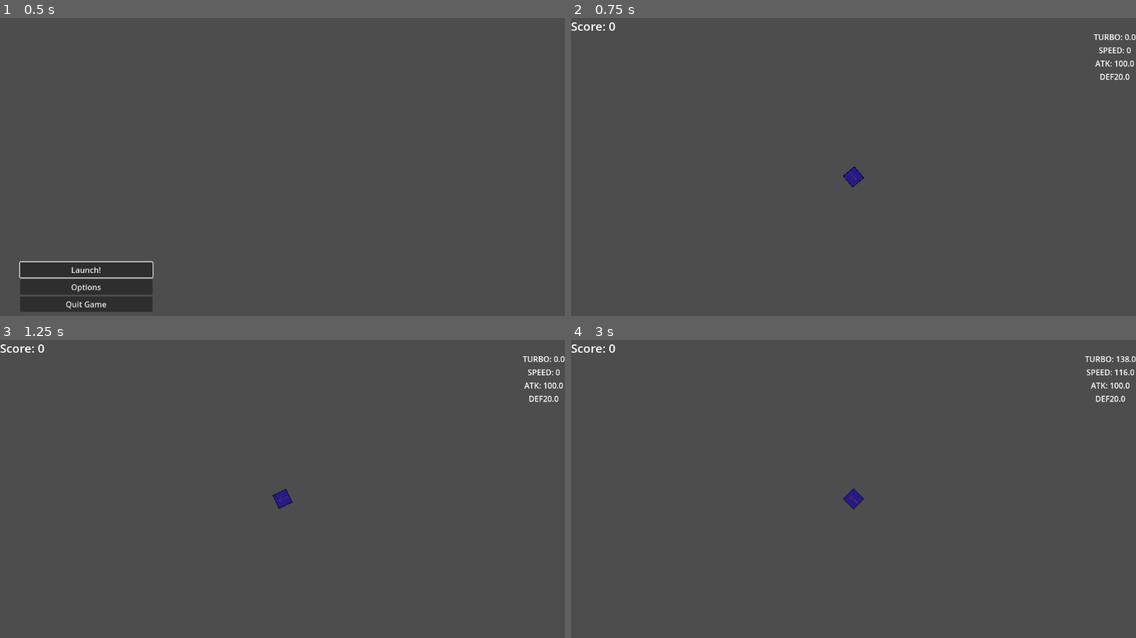
Above: before the commit, frames 1-4 (two rows, left to right).
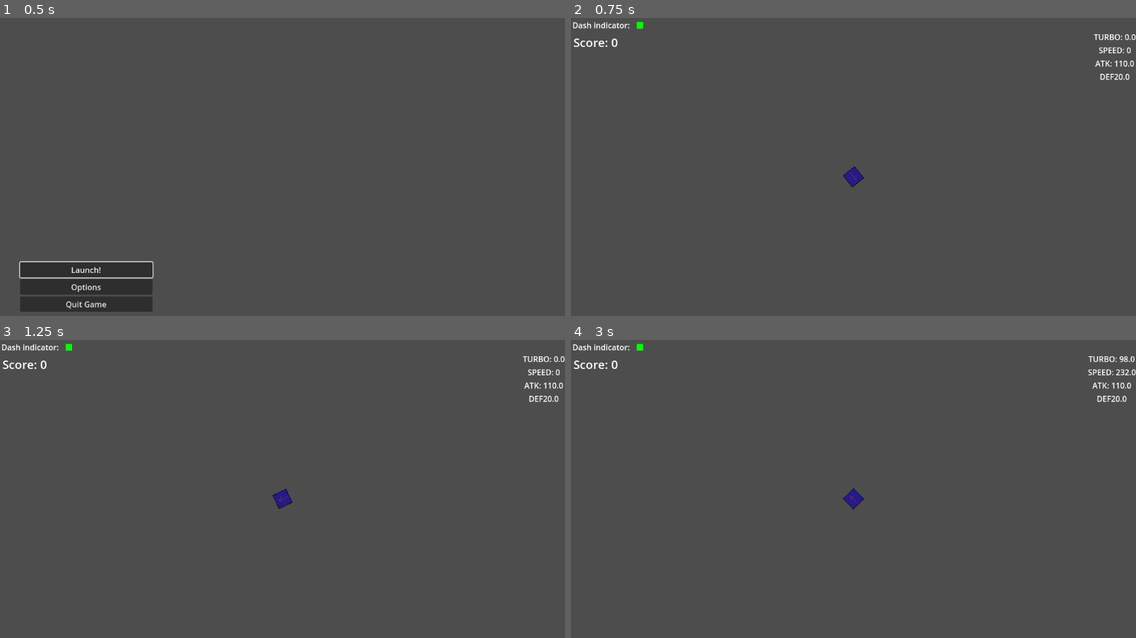
Above: after the commit, the same moments.

Repository: IanuReeves/Dirt-Defenders
Game: Godot game, scene res://scenes/ui/main_menu.tscn
Same seed, same stepped clock (60 frames per second), same inputs: the game is played once before the commit and once after it.
Inputs (mouse positions are in pixels of both pictures, inside the frame that each line leads up to):
- Up to frame 1 (0.5 s): no input
- Up to frame 2 (0.75 s): click "Launch!" at 0.5 s
- Up to frame 3 (1.25 s): no input
- Up to frame 4 (3 s): tap Enter at 1.25, 2.75 s; move the mouse to (977, 483) at 1.27 s; hold W (forward) 1.28-2.03 s; tap Q (dash) at 1.35, 2.1 s; tap Space at 2 s; move the mouse to (740, 515) at 2.02 s; hold S (brake) 2.03-2.78 s; move the mouse to (910, 429) at 2.77 s; press the mouse at (910, 429) at 2.78 s; hold W (forward) from 2.78 s (still down)

Frame 1 is identical in both runs. In frame 2, 0.3% of the frame differs, in the area x 0-98%, y 1-57%; in frame 3, 0.3%; in frame 4, 0.7%, in the area x 0-100%, y 1-57%.

Commit message:
SILAS WORK VIA THISSSS

Diff:
--- /dev/null
+++ b/parts/dashpart.tscn
@@ -0,0 +1,6 @@
+[gd_scene load_steps=2 format=3 uid="uid://cccfurky2d5ek"]
+
+[ext_resource type="Script" uid="uid://b2ntexhodv61w" path="res://scenes/Dasheffect.gd" id="1_idns1"]
+
+[node name="dashpart" type="Node2D"]
+script = ExtResource("1_idns1")
--- /dev/null
+++ b/parts/weapon.tscn
@@ -0,0 +1,8 @@
+[gd_scene load_steps=3 format=3 uid="uid://dwfestj72xbud"]
+
+[ext_resource type="Script" uid="uid://c5on0n684j21r" path="res://scripts/weapon.gd" id="1_o0fjq"]
+[ext_resource type="PackedScene" uid="uid://cp82a32j63e0j" path="res://scenes/bullets/bullet.tscn" id="2_k3tei"]
+
+[node name="Weapon" type="Node2D"]
+script = ExtResource("1_o0fjq")
+bullet = ExtResource("2_k3tei")
--- a/scenes/Dasheffect.gd
+++ b/scenes/Dasheffect.gd
@@ -1,15 +1,24 @@
 extends Part
+
 
 
 # Called when the node enters the scene tree for the first time.
 func _ready() -> void:
 	if not stats:
 		stats = null
+	player = get_parent().get_parent()
 
 
 # Called every frame. 'delta' is the elapsed time since the previous frame.
 func _process(delta: float) -> void:
-	if get_parent().get_parent().velocity.length() > 200:
-		stats.defense = 30
+	if player.velocity.length() > 200:
+		stats.attack = 30
 	else:
-		stats.defense = 10
+		stats.attack = 10
+	turbocheck()
+
+func turbocheck():
+	if player.turbo > 100:
+		stats.acceleration = 100
+	else:
+		stats.acceleration = 10
--- a/scenes/Worldcam.gd
+++ b/scenes/Worldcam.gd
@@ -9,7 +9,7 @@
 var playerfocus : bool = true
 # Called when the node enters the scene tree for the first time.
 func _ready() -> void:
-	Playercam.make_current()
+	pass
 
 
 # Called every frame. 'delta' is the elapsed time since the previous frame.
--- /dev/null
+++ b/scenes/hull.tres
@@ -0,0 +1,20 @@
+[gd_resource type="Resource" script_class="PlayerStats" load_steps=2 format=3 uid="uid://bli73b0piybvx"]
+
+[ext_resource type="Script" uid="uid://clpd50adeck85" path="res://scripts/resources/player_stats_resource.gd" id="1_e15b3"]
+
+[resource]
+script = ExtResource("1_e15b3")
+power = 0.0
+attack = 100.0
+bullet_speed = 5.0
+bullet_amount = 1
+bullet_spread = 1.0
+bullet_lifetime = 4.0
+acceleration = 10.0
+top_speed = 300.0
+brake_strength = 1.0
+max_turbo = 0.0
+rotation_speed = 250.0
+max_hp = 100.0
+defense = 10.0
+metadata/_custom_type_script = "uid://clpd50adeck85"
--- a/scenes/objects/gravity_well.tscn
+++ b/scenes/objects/gravity_well.tscn
@@ -8,6 +8,7 @@
 [node name="Gravity Well" type="Area2D"]
 script = ExtResource("1_0hk3u")
 strength = 15.0
+size = 300.0
 
 [node name="CollisionShape2D" type="CollisionShape2D" parent="."]
 shape = SubResource("CircleShape2D_gjdgk")
--- /dev/null
+++ b/scenes/parts/dashpart/dashpart.tres
@@ -0,0 +1,20 @@
+[gd_resource type="Resource" script_class="PlayerStats" load_steps=2 format=3 uid="uid://on7plcxifott"]
+
+[ext_resource type="Script" uid="uid://clpd50adeck85" path="res://scripts/resources/player_stats_resource.gd" id="1_hpjsk"]
+
+[resource]
+script = ExtResource("1_hpjsk")
+power = 0.0
+attack = 0.0
+bullet_speed = 900.0
+bullet_amount = 0
+bullet_spread = 10.0
+bullet_lifetime = 0.0
+acceleration = 10.0
+top_speed = 0.0
+brake_strength = 0.0
+max_turbo = 50.0
+rotation_speed = 5.0
+max_hp = -10.0
+defense = 10.0
+metadata/_custom_type_script = "uid://clpd50adeck85"
--- a/scenes/player.tscn
+++ b/scenes/player.tscn
@@ -11,7 +11,9 @@
 [ext_resource type="Script" uid="uid://clpd50adeck85" path="res://scripts/resources/player_stats_resource.gd" id="8_d2wvv"]
 [ext_resource type="Script" uid="uid://b2ntexhodv61w" path="res://scenes/Dasheffect.gd" id="8_v4kvs"]
 [ext_resource type="Script" uid="uid://caeioa2lwlb8r" path="res://scripts/components/hull.gd" id="9_s5o61"]
+[ext_resource type="Resource" uid="uid://on7plcxifott" path="res://scenes/parts/dashpart/dashpart.tres" id="11_jej6c"]
 [ext_resource type="PackedScene" uid="uid://e6iuym7bl3xi" path="res://scenes/ui/game_overlay.tscn" id="12_3v2ag"]
+[ext_resource type="Resource" uid="uid://bli73b0piybvx" path="res://scenes/hull.tres" id="13_f1ej7"]
 
 [sub_resource type="CircleShape2D" id="CircleShape2D_rsghh"]
 
@@ -32,40 +34,6 @@
 rotation_speed = 0.0
 max_hp = 0.0
 defense = 0.0
-metadata/_custom_type_script = "uid://clpd50adeck85"
-
-[sub_resource type="Resource" id="Resource_d2wvv"]
-script = ExtResource("8_d2wvv")
-power = 0.0
-attack = 0.0
-bullet_speed = 900.0
-bullet_amount = 0
-bullet_spread = 0.0
-bullet_lifetime = 0.0
-acceleration = 0.0
-top_speed = 0.0
-brake_strength = 0.0
-max_turbo = 0.0
-rotation_speed = 0.0
-max_hp = 0.0
-defense = 0.0
-metadata/_custom_type_script = "uid://clpd50adeck85"
-
-[sub_resource type="Resource" id="Resource_jej6c"]
-script = ExtResource("8_d2wvv")
-power = 0.0
-attack = 100.0
-bullet_speed = 5.0
-bullet_amount = 1
-bullet_spread = 1.0
-bullet_lifetime = 4.0
-acceleration = 10.0
-top_speed = 300.0
-brake_strength = 1.0
-max_turbo = 0.0
-rotation_speed = 250.0
-max_hp = 100.0
-defense = 10.0
 metadata/_custom_type_script = "uid://clpd50adeck85"
 
 [sub_resource type="Resource" id="Resource_f1ej7"]
@@ -127,12 +95,12 @@
 
 [node name="dashpart" type="Node2D" parent="PartHandler"]
 script = ExtResource("8_v4kvs")
-stats = SubResource("Resource_d2wvv")
+stats = ExtResource("11_jej6c")
 
 [node name="Hull" type="Node2D" parent="PartHandler"]
 script = ExtResource("9_s5o61")
 texture = ExtResource("2_2hljg")
-stats = SubResource("Resource_jej6c")
+stats = ExtResource("13_f1ej7")
 
 [node name="Part" type="Node2D" parent="PartHandler"]
 script = ExtResource("8_2uxwq")
@@ -142,4 +110,5 @@
 wait_time = 0.15
 autostart = true
 
+[connection signal="dashed" from="." to="UI" method="_on_player_dashed"]
 [connection signal="timeout" from="Timer" to="." method="_on_timer_timeout"]
--- a/scenes/ui/game_overlay.tscn
+++ b/scenes/ui/game_overlay.tscn
@@ -16,26 +16,23 @@
 grow_horizontal = 2
 grow_vertical = 2
 
-[node name="MarginContainer" type="MarginContainer" parent="Control"]
-layout_mode = 1
-anchors_preset = 15
-anchor_right = 1.0
-anchor_bottom = 1.0
-offset_right = -1042.0
-offset_bottom = -603.0
-grow_horizontal = 2
-grow_vertical = 2
-theme_override_constants/margin_left = 0
-theme_override_constants/margin_top = 0
-theme_override_constants/margin_right = 0
-theme_override_constants/margin_bottom = 0
+[node name="ColorRect" type="ColorRect" parent="Control"]
+layout_mode = 2
+offset_left = 134.0
+offset_top = 8.0
+offset_right = 147.0
+offset_bottom = 22.0
 
-[node name="Label" type="Label" parent="Control/MarginContainer"]
-unique_name_in_owner = true
+[node name="Timer" type="Timer" parent="Control/ColorRect"]
+wait_time = 0.25
+
+[node name="dashinglabel" type="Label" parent="Control/ColorRect"]
 layout_mode = 2
-size_flags_vertical = 0
-text = "Score: 0"
-label_settings = SubResource("LabelSettings_a01yc")
+offset_left = -131.0
+offset_top = -5.0
+offset_right = -14.0
+offset_bottom = 18.0
+text = "Dash indicator:"
 
 [node name="VBoxContainer" type="VBoxContainer" parent="Control"]
 layout_mode = 1
@@ -70,3 +67,16 @@
 layout_mode = 2
 horizontal_alignment = 1
 vertical_alignment = 1
+
+[node name="Score" type="Label" parent="Control"]
+unique_name_in_owner = true
+layout_mode = 2
+offset_left = 5.0
+offset_top = 33.0
+offset_right = 118.0
+offset_bottom = 67.0
+size_flags_vertical = 0
+text = "Score: 0"
+label_settings = SubResource("LabelSettings_a01yc")
+
+[connection signal="timeout" from="Control/ColorRect/Timer" to="." method="_on_timer_timeout"]
--- a/scripts/components/part.gd
+++ b/scripts/components/part.gd
@@ -6,6 +6,7 @@
 
 var icon : Sprite2D
 var player : Player
+var descriptor : String
 # Called when the node enters the scene tree for the first time.
 func _ready() -> void:
 	if parent is Player:
--- a/scripts/player.gd
+++ b/scripts/player.gd
@@ -6,9 +6,15 @@
 @export var health:HealthComponent
 
 
+# checks for actions
+
+signal dashed
+var accelerating : bool
+# add "taken damage" action here
+
 var turbo : float
 var HP : float
-var dashcheck : bool
+
 func miniturbo():
 	return turbo/2
 
@@ -41,7 +47,9 @@
 	if Input.is_action_pressed("forward"):
 		# accelerate
 		velocity += transform.x * current_stats.acceleration
-
+		accelerating = true
+	if Input.is_action_just_released("forward"):
+		accelerating = false
 	if Input.is_action_pressed("brake"):
 		# subtract a fraction of base acceleration from current velocity
 		var brake_mod = velocity.normalized()*Vector2(current_stats.acceleration*current_stats.brake_strength,current_stats.acceleration*current_stats.brake_strength)
@@ -62,7 +70,7 @@
 		if turbo > 50:
 			velocity += transform.x * ((current_stats.acceleration * 100) + miniturbo())
 			turbo -= miniturbo()
-	dashcheck = true
+			dashed.emit()
 	if event.is_action_pressed("fire"):
 		parts.fire_primary()
 
--- a/scripts/ui/game_overlay.gd
+++ b/scripts/ui/game_overlay.gd
@@ -1,17 +1,22 @@
 extends CanvasLayer
 class_name UI
-@onready var score_label = %Label
+@onready var score_label = %Score
 @onready var hp: Label = $Control/VBoxContainer/HP
 @onready var turbo: Label = $Control/VBoxContainer/TURBO
 @onready var spedometer: Label = $Control/VBoxContainer/SPEDOMETER
 @onready var attack: Label = $Control/VBoxContainer/ATTACK
 @onready var defense: Label = $Control/VBoxContainer/DEFENSE
 
+@onready var dashingtimer = $Control/ColorRect/Timer
+@onready var dashind = $Control/ColorRect
 
 @onready var player : Player = get_parent()
 @onready var PARTS = player.current_stats
 var score = 0
 var maxScore = 10000
+
+func _ready() -> void:
+	dashind.color = Color(0, 1, 0, 1)
 
 func update_score(value):
 	score += value
@@ -28,3 +33,11 @@
 		spedometer.text = "SPEED: " + str(round(player.velocity.length()))
 func update_score_label():
 	score_label.text = "Score " + str(score)
+
+
+func _on_player_dashed() -> void:
+	dashind.color = Color(1, 0, 0, 1)
+	dashingtimer.start()
+
+func _on_timer_timeout() -> void:
+	dashind.color = Color(0, 1, 0, 1)
--- a/speedboom.tscn
+++ b/speedboom.tscn
@@ -1,7 +1,7 @@
 [gd_scene load_steps=4 format=3 uid="uid://2wyp7bkxmblo"]
 
 [ext_resource type="Script" uid="uid://d01pdtk80fd7s" path="res://speedboom.gd" id="1_8joi3"]
-[ext_resource type="Script" uid="uid://clpd50adeck85" path="res://scripts/resources/player_stats_resource.gd" id="2_w68hm"]
+[ext_resource type="Script" path="res://scripts/components/player_stats_resource.gd" id="2_w68hm"]
 
 [sub_resource type="Resource" id="Resource_mo3it"]
 script = ExtResource("2_w68hm")
